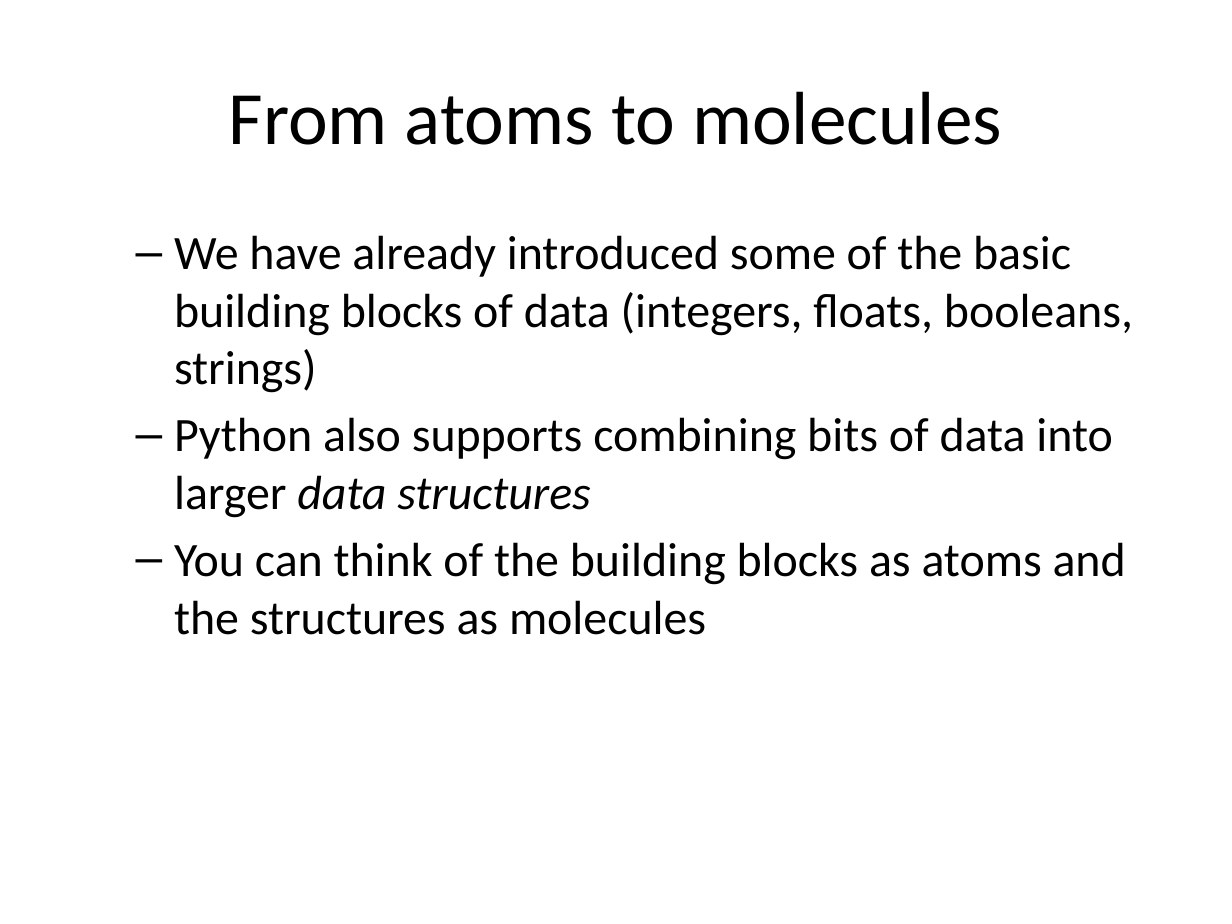
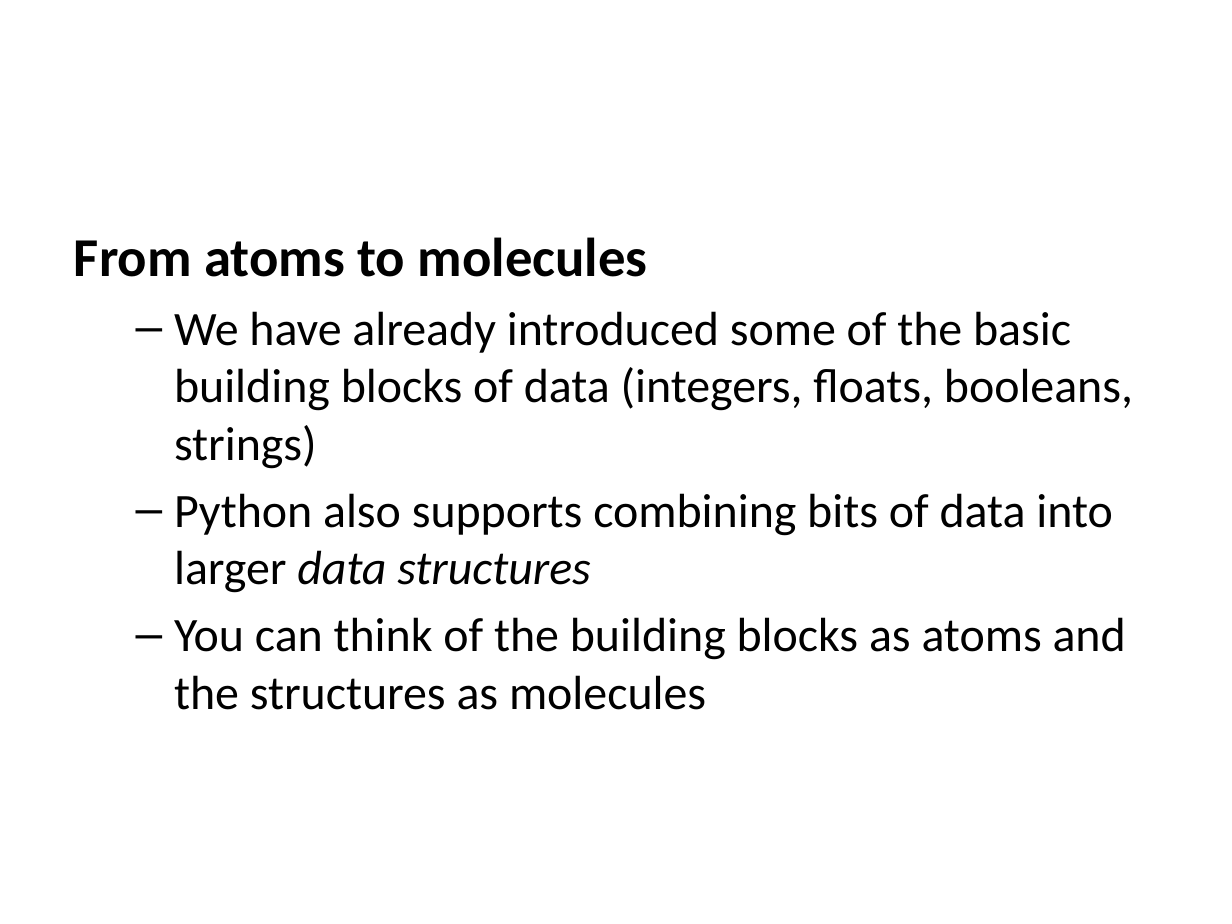
Before and after one commit to jwestgard/inst326, a slide deck: slide 2 of modules/module03/slides.pptx. Drawn at 1232x924 pixels with LibreOffice and Linux fonts; fonts in the diff are those of the drawing. Boxes give left, top, right and bottom in pixels: in the first picture for what was removed or moved away, otherwise in the second. Text is boxed around its words. In the diff, an @@ line names an element or a change of style, - is before the commit and + after.

```diff
--- a/modules/module03/slides.pptx
+++ b/modules/module03/slides.pptx
@@ title removed at (229, 91, 1002, 145) @@
-From atoms to molecules
@@ text at (74, 237, 648, 277): paragraph added @@
+From atoms to molecules
```
Also in this commit, not shown: 25 other slides changed, 6 slides added, 1 slide removed, 25 other files.
